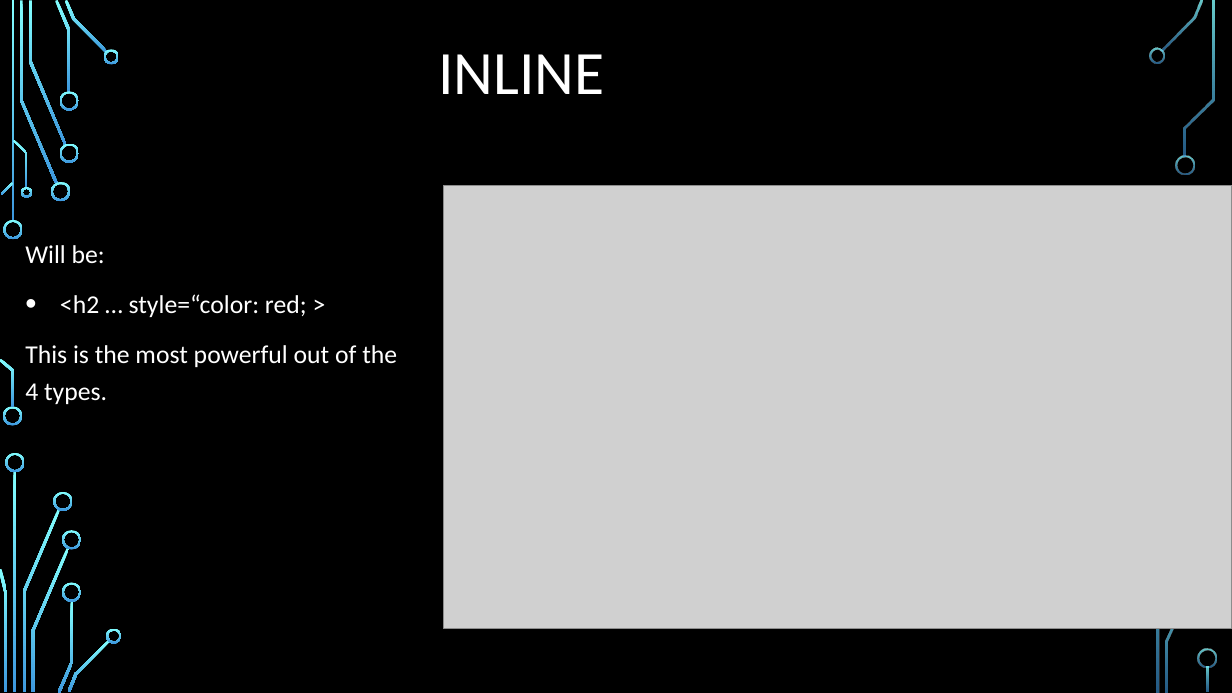
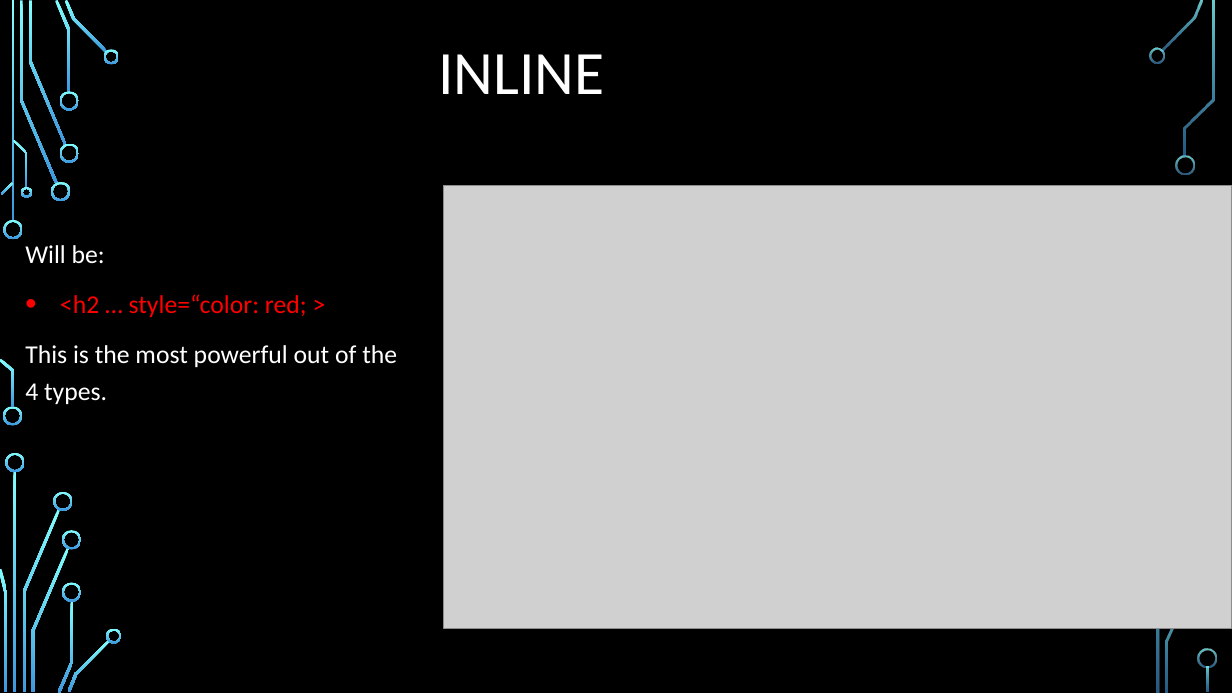
Before and after one commit to mkshoaf/mkshoaf.github.io, a slide deck: slide 7 of presentation/CSS Specificity.pptx. Drawn at 1232x693 pixels with LibreOffice and Linux fonts; fonts in the diff are those of the drawing; grey boxes stand for pictures; background and template pictures are left out. Boxes give left, top, right and bottom in pixels: in the first picture for what was removed or moved away, otherwise in the second. Text is boxed around its words. In the diff, an @@ line names an element or a change of style, - is before the commit and + after.

```diff
--- a/presentation/CSS Specificity.pptx
+++ b/presentation/CSS Specificity.pptx
@@ text at bbox=[60, 294, 307, 317]: text colour #FFFFFF to #FF0000 in "<h2 … style=“color: red; >" @@
```
Also in this commit, not shown: 4 other files.
